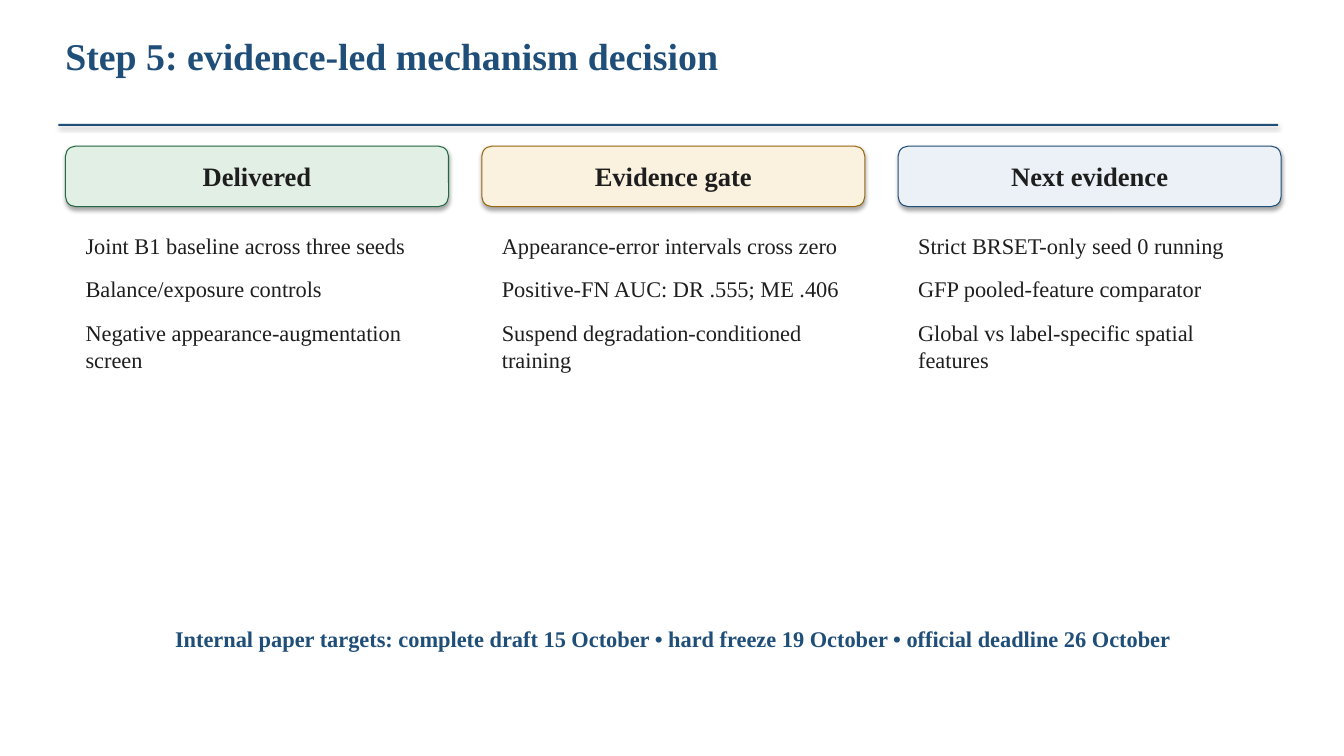
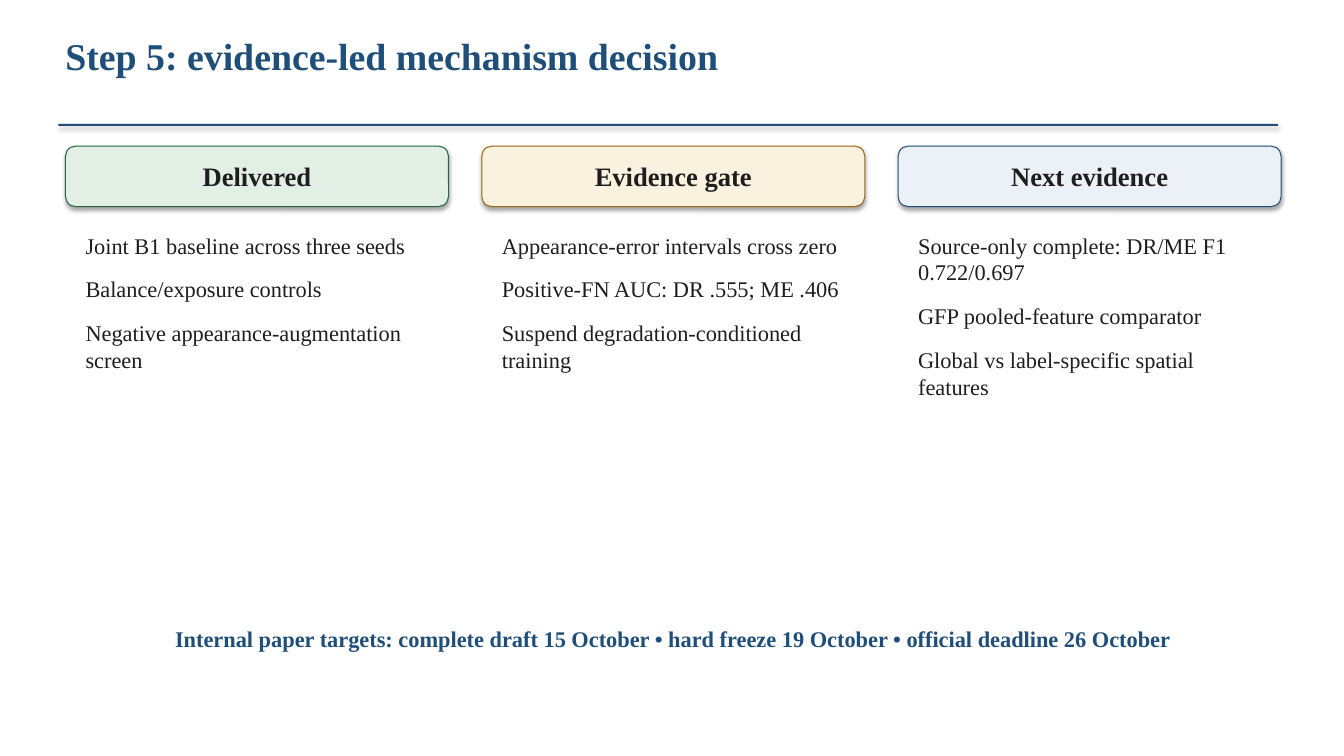
Before and after one commit to Sahith59/brset-convnextv2, a slide deck: slide 9 of research/codex/reports/BRSET_mBRSET_Research_Update.pptx. Drawn at 1344x756 pixels with LibreOffice and Linux fonts; fonts in the diff are those of the drawing. Boxes give left, top, right and bottom in pixels: in the first picture for what was removed or moved away, otherwise in the second. Text is boxed around its words. In the diff, an @@ line names an element or a change of style, - is before the commit and + after.

Commit message:
Record verified source-only seed 0 result

```diff
--- a/research/codex/reports/BRSET_mBRSET_Research_Update.pptx
+++ b/research/codex/reports/BRSET_mBRSET_Research_Update.pptx
@@ text at bbox=[918, 238, 1227, 281]: text changed @@
-Strict BRSET-only seed 0 running
+Source-only complete: DR/ME F1 0.722/0.697
```
Also in this commit, not shown: 1 other slide changed, 11 other files.
